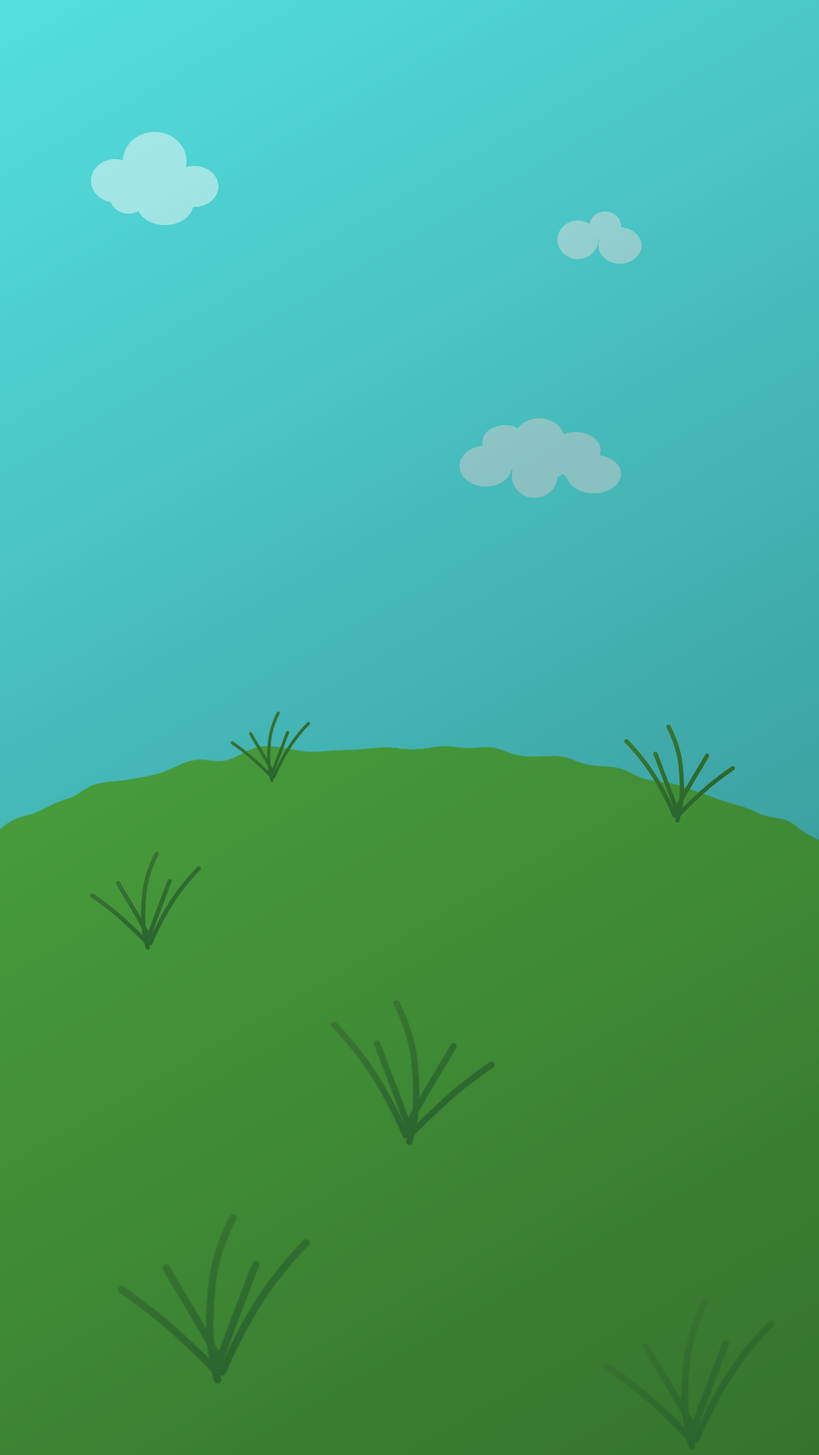
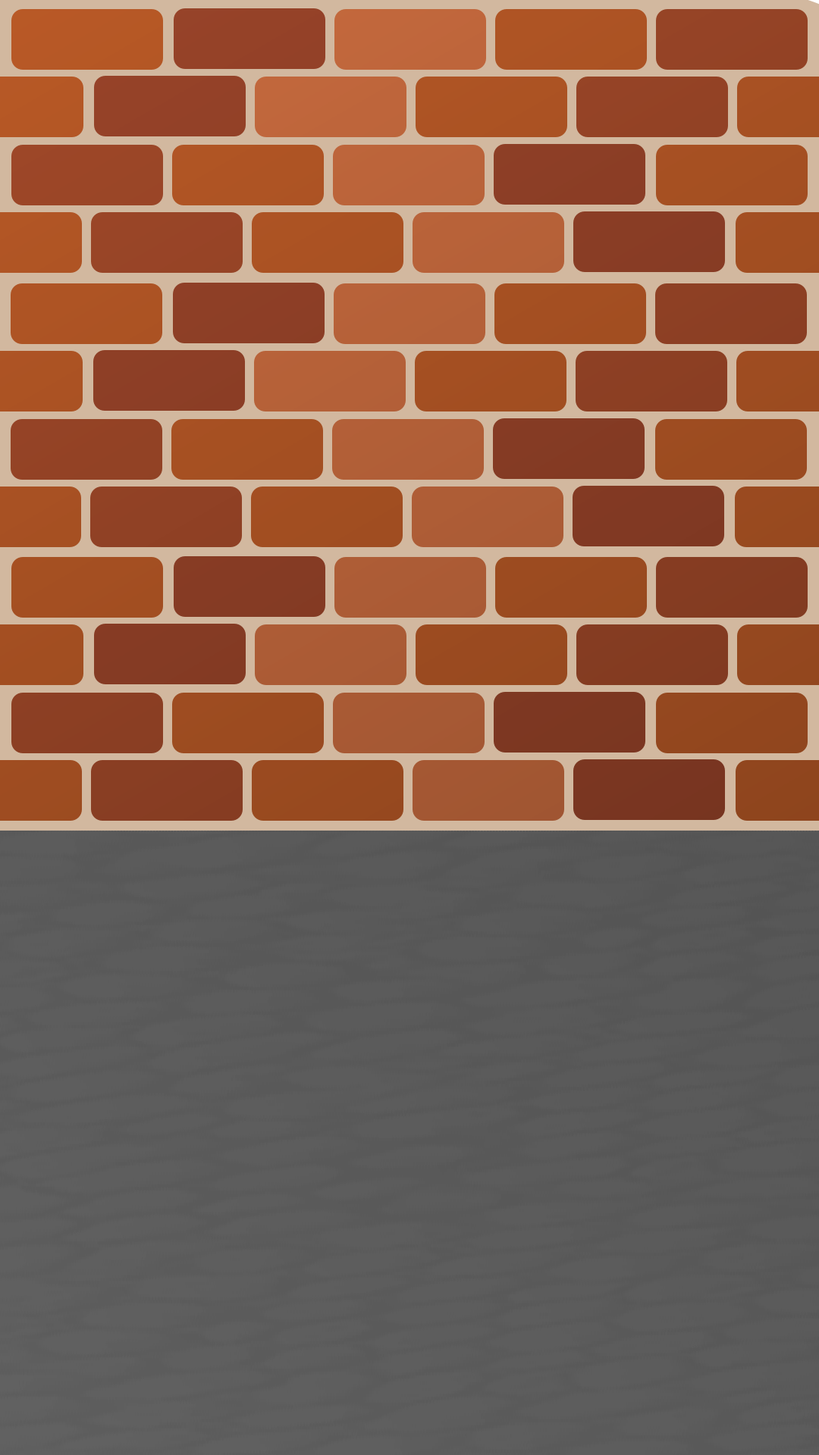
Before/after of a 819x1455 layered artwork. What changed in the layer stack:
renamed "Paint Layer 5" to "Paint Layer 5 Merged", moved it above "Paint Layer 4 Merged", painted on it over [left=0, top=70, right=819, bottom=1455]
removed layer "Paint Layer 5" (2nd of 6) over [left=582, top=1283, right=777, bottom=1455]
removed layer "Paint Layer 5" (3rd of 6) over [left=97, top=1186, right=340, bottom=1429]
removed layer "Paint Layer 5" (4th of 6) over [left=301, top=954, right=496, bottom=1149]
removed layer "Paint Layer 5" (5th of 6) over [left=194, top=701, right=340, bottom=799]
removed layer "Paint Layer 5" (6th of 6) over [left=582, top=719, right=777, bottom=865]
removed layer "Paint Layer 4" over [left=0, top=708, right=819, bottom=1455]
removed layer "Paint Layer 2" over [left=0, top=0, right=819, bottom=1455]
renamed "Paint Layer 1" to "Paint Layer 4 Merged", opacity 80% → 100%, painted on it over [left=0, top=0, right=819, bottom=1455]
painted on "Paint Layer 3" over [left=0, top=0, right=819, bottom=1455]
